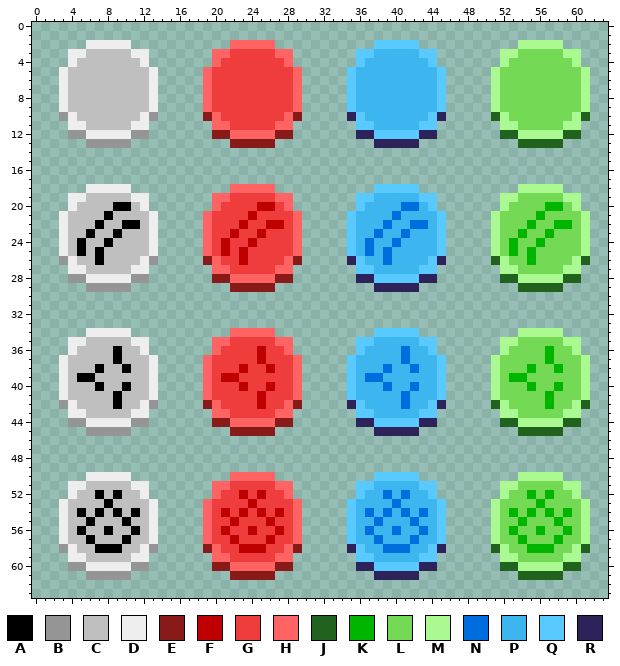
A pixel-art sprite gets an edit: Assets/UI/Powers.png. The first picture shows the starting point.
The file is 64x64 pixels.
Palette (. is transparent): A #000000  B #959595  C #bfbfbf  D #eeeeee  E #891a1a  F #bf0000  G #ef3d3d  H #ff6363  J #21631e  K #00b500  L #74da55  M #aaf991  N #006ddf  P #3db6ef  Q #59caff  R #2d2259
Pixels before, first column x 3:
 2 ...DDDDD...........HHHHH...........QQQQQ...........MMMMM...
 3 .DDCCCCCDD.......HHGGGGGHH.......QQPPPPPQQ.......MMLLLLLMM.
 4 .DCCCCCCCD.......HGGGGGGGH.......QPPPPPPPQ.......MLLLLLLLM.
 5 DCCCCCCCCCD.....HGGGGGGGGGH.....QPPPPPPPPPQ.....MLLLLLLLLLM
 6 DCCCCCCCCCD.....HGGGGGGGGGH.....QPPPPPPPPPQ.....MLLLLLLLLLM
 7 DCCCCCCCCCD.....HGGGGGGGGGH.....QPPPPPPPPPQ.....MLLLLLLLLLM
 8 DCCCCCCCCCD.....HGGGGGGGGGH.....QPPPPPPPPPQ.....MLLLLLLLLLM
 9 DCCCCCCCCCD.....HGGGGGGGGGH.....QPPPPPPPPPQ.....MLLLLLLLLLM
10 BDCCCCCCCDB.....EHGGGGGGGHE.....RQPPPPPPPQR.....JMLLLLLLLMJ
11 .DDCCCCCDD.......HHGGGGGHH.......QQPPPPPQQ.......MMLLLLLMM.
12 .BBDDDDDBB.......EEHHHHHEE.......RRQQQQQRR.......JJMMMMMJJ.
13 ...BBBBB...........EEEEE...........RRRRR...........JJJJJ...
14 ...........................................................
15 ...........................................................
16 ...........................................................
17 ...........................................................
18 ...DDDDD...........HHHHH...........QQQQQ...........MMMMM...
19 .DDCCCCCDD.......HHGGGGGHH.......QQPPPPPQQ.......MMLLLLLMM.
20 .DCCCCAACD.......HGGGGFFGH.......QPPPPNNPQ.......MLLLLKKLM.
21 DCCCCACCCCD.....HGGGGFGGGGH.....QPPPPNPPPPQ.....MLLLLKLLLLM
22 DCCCACCAACD.....HGGGFGGFFGH.....QPPPNPPNNPQ.....MLLLKLLKKLM
23 DCCACCACCCD.....HGGFGGFGGGH.....QPPNPPNPPPQ.....MLLKLLKLLLM
24 DCACCACCCCD.....HGFGGFGGGGH.....QPNPPNPPPPQ.....MLKLLKLLLLM
25 DCACACCCCCD.....HGFGFGGGGGH.....QPNPNPPPPPQ.....MLKLKLLLLLM
26 BDCCACCCCDB.....EHGGFGGGGHE.....RQPPNPPPPQR.....JMLLKLLLLMJ
27 .DDCCCCCDD.......HHGGGGGHH.......QQPPPPPQQ.......MMLLLLLMM.
28 .BBDDDDDBB.......EEHHHHHEE.......RRQQQQQRR.......JJMMMMMJJ.
29 ...BBBBB...........EEEEE...........RRRRR...........JJJJJ...
30 ...........................................................
31 ...........................................................
32 ...........................................................
33 ...........................................................
34 ...DDDDD...........HHHHH...........QQQQQ...........MMMMM...
35 .DDCCCCCDD.......HHGGGGGHH.......QQPPPPPQQ.......MMLLLLLMM.
36 .DCCCCACCD.......HGGGGFGGH.......QPPPPNPPQ.......MLLLLKLLM.
37 DCCCCCACCCD.....HGGGGGFGGGH.....QPPPPPNPPPQ.....MLLLLLKLLLM
38 DCCCACCACCD.....HGGGFGGFGGH.....QPPPNPPNPPQ.....MLLLKLLKLLM
39 DCAACCCCCCD.....HGFFGGGGGGH.....QPNNPPPPPPQ.....MLKKLLLLLLM
40 DCCCACCACCD.....HGGGFGGFGGH.....QPPPNPPNPPQ.....MLLLKLLKLLM
41 DCCCCCACCCD.....HGGGGGFGGGH.....QPPPPPNPPPQ.....MLLLLLKLLLM
42 BDCCCCACCDB.....EHGGGGFGGHE.....RQPPPPNPPQR.....JMLLLLKLLMJ
43 .DDCCCCCDD.......HHGGGGGHH.......QQPPPPPQQ.......MMLLLLLMM.
44 .BBDDDDDBB.......EEHHHHHEE.......RRQQQQQRR.......JJMMMMMJJ.
45 ...BBBBB...........EEEEE...........RRRRR...........JJJJJ...
46 ...........................................................
47 ...........................................................
48 ...........................................................
49 ...........................................................
50 ...DDDDD...........HHHHH...........QQQQQ...........MMMMM...
51 .DDCCCCCDD.......HHGGGGGHH.......QQPPPPPQQ.......MMLLLLLMM.
52 .DCCACACCD.......HGGFGFGGH.......QPPNPNPPQ.......MLLKLKLLM.
53 DCCCCACCCCD.....HGGGGFGGGGH.....QPPPPNPPPPQ.....MLLLLKLLLLM
54 DCACACACACD.....HGFGFGFGFGH.....QPNPNPNPNPQ.....MLKLKLKLKLM
55 DCCACCCACCD.....HGGFGGGFGGH.....QPPNPPPNPPQ.....MLLKLLLKLLM
56 DCACCACCACD.....HGFGGFGGFGH.....QPNPPNPPNPQ.....MLKLLKLLKLM
57 DCCACCCACCD.....HGGFGGGFGGH.....QPPNPPPNPPQ.....MLLKLLLKLLM
58 BDCCAAACCDB.....EHGGFFFGGHE.....RQPPNNNPPQR.....JMLLKKKLLMJ
59 .DDCCCCCDD.......HHGGGGGHH.......QQPPPPPQQ.......MMLLLLLMM.
60 .BBDDDDDBB.......EEHHHHHEE.......RRQQQQQRR.......JJMMMMMJJ.
61 ...BBBBB...........EEEEE...........RRRRR...........JJJJJ...
The same view after the edit:
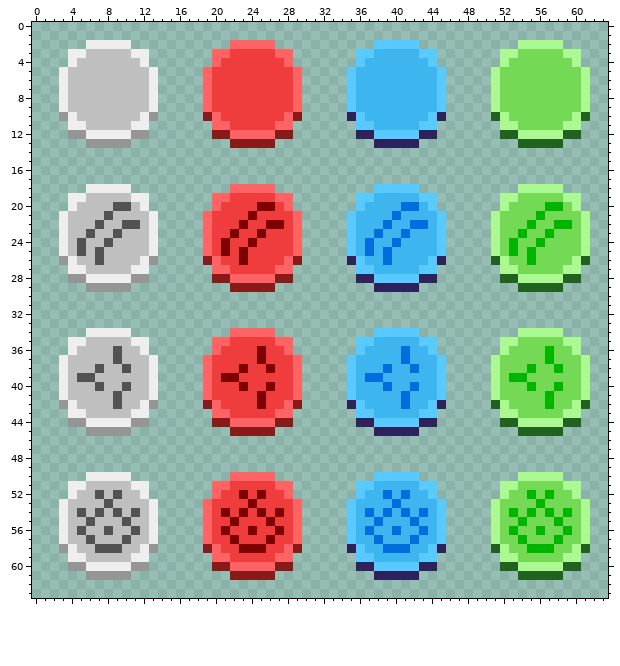
Diff:
Colour A changes from #000000 to #525252.
Colour F changes from #bf0000 to #7f0000.
Pixel boxes of the changes (left, top, right, bottom) in both pictures:
changed: (77, 202, 140, 265)
changed: (221, 202, 284, 265)
changed: (77, 346, 131, 409)
changed: (221, 346, 275, 409)
changed: (77, 490, 140, 553)
changed: (221, 490, 284, 553)
